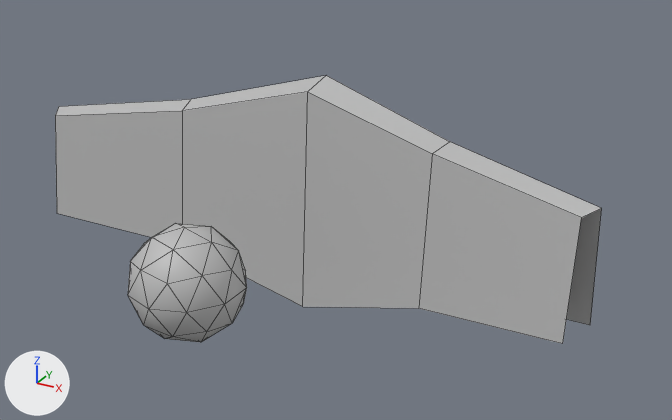
What one commit did to the Blender file source/Assets/models/World2 Stuff/Shield.blend.
One viewpoint serves both versions: a 50 mm lens placed at (4.33, -2.05, 3.62), pointed at (0.55, 4.81, 0.19). The lights are fixed; the arrows at lower left show +X, +Y and +Z. Mesh edges are drawn as thin lines.
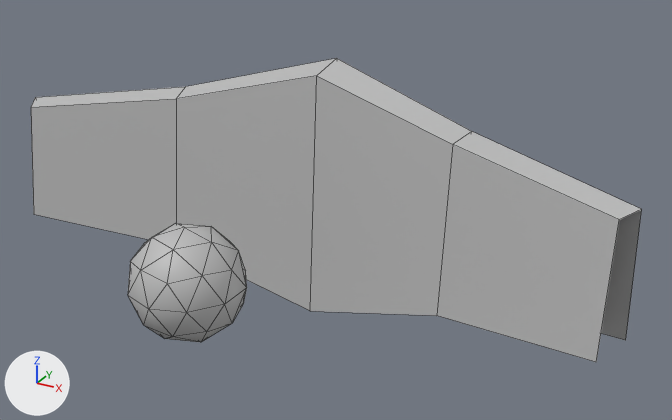
Where the change shows, as pixel boxes (x1, y1, x2, y2) in the pictures (672 x 420 px):
'Cube', reshaped (12% wider, 13% taller)
    before: (55, 76, 602, 344)
    after: (31, 58, 642, 362)

The change in detail:
me_cube_001 is used by ob_cube; location (0.0, 0.0, 0.0).
me_cube_001 had 62 vertices, 92 faces and spanned x -3.01..2.87, y 2.8..5.74, z -1.19..1.19.
me_cube_001 now has 62 vertices, 92 faces and spans x -3.33..3.18, y 2.8..5.95, z -1.32..1.32.
me_cube_001 part 1: 20 of 62 vertices moved; they spanned x -3.01..2.87, y 4.71..5.74, z -1.19..1.19 and now span x -3.33..3.18, y 4.65..5.95, z -1.32..1.32; mean shift (0.0, 0.07, 0.0); largest move (-3.01, 5.04, 0.58) -> (-3.33, 5.02, 0.64).
